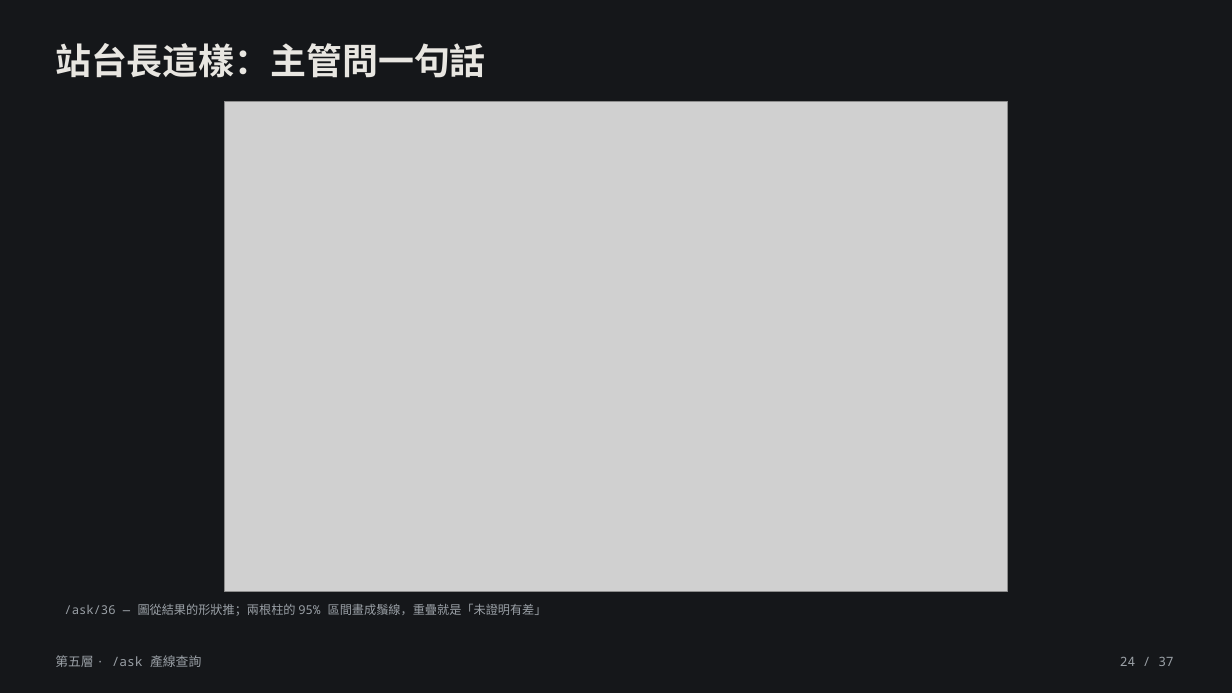
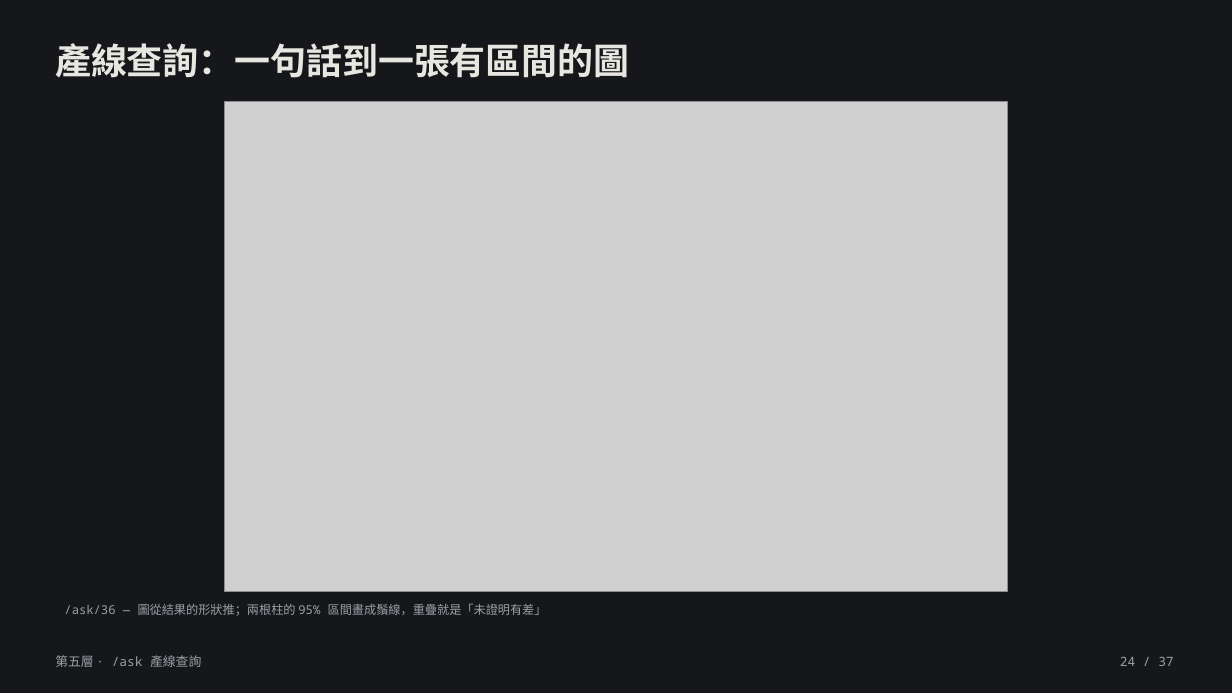
Before and after one commit to lin891020/aoi-agent, a slide deck: slide 24 of docs/deck/aoi-agent-journey.zh-TW.pptx. Drawn at 1232x693 pixels with LibreOffice and Linux fonts; fonts in the diff are those of the drawing; grey boxes stand for pictures. Boxes give left, top, right and bottom in pixels: in the first picture for what was removed or moved away, otherwise in the second. Text is boxed around its words. In the diff, an @@ line names an element or a change of style, - is before the commit and + after.

```diff
--- a/docs/deck/aoi-agent-journey.zh-TW.pptx
+++ b/docs/deck/aoi-agent-journey.zh-TW.pptx
@@ text at [55, 43, 629, 78]: text changed @@
-站台長這樣：主管問一句話
+產線查詢：一句話到一張有區間的圖
```
Also in this commit, not shown: 19 other slides changed, 4 other files.
